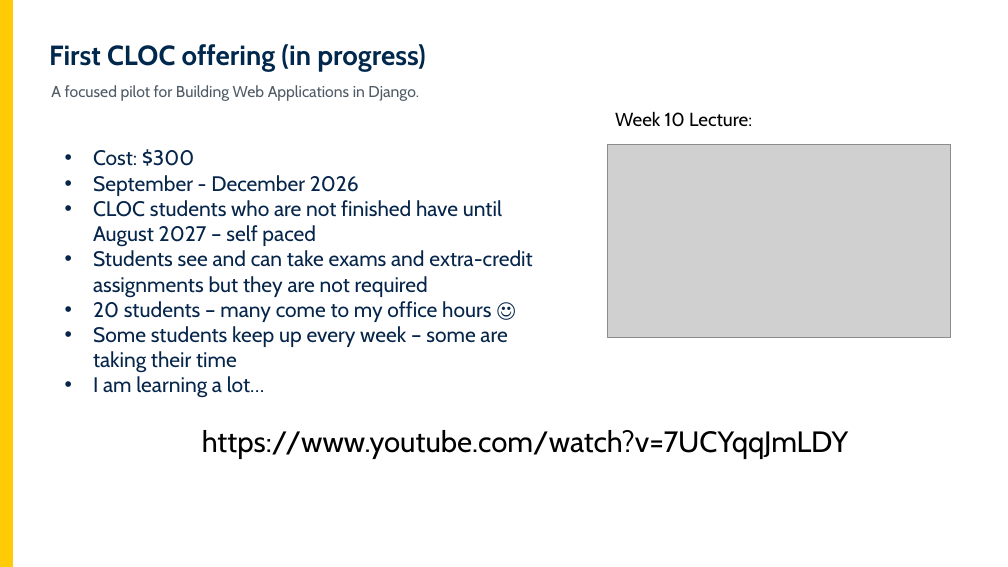
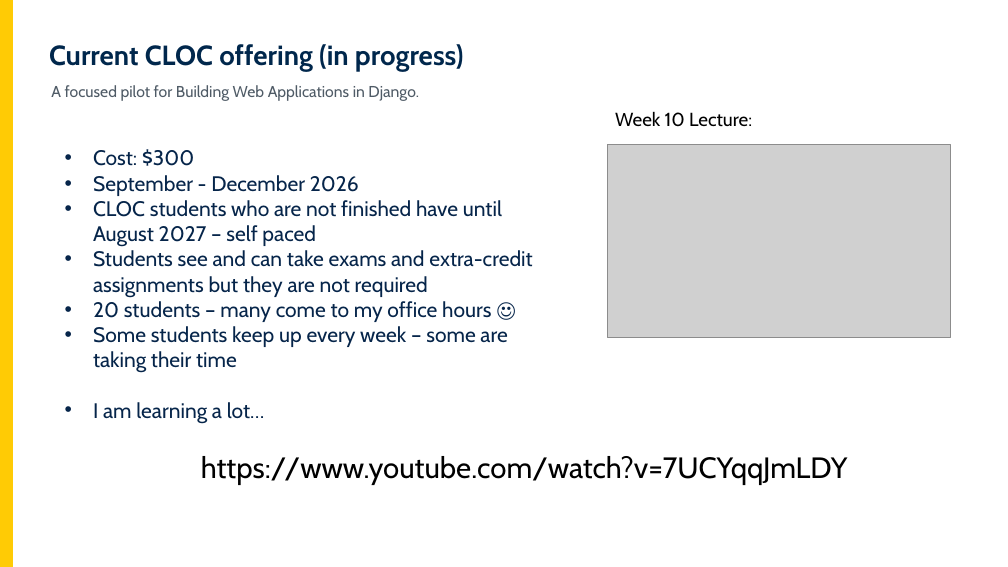
Before and after one commit to csev/talks, a slide deck: slide 10 of 2026/2026-10-30-Python_CLOC_Open_Course.pptx (slide 9 before the commit). Drawn at 1008x567 pixels with LibreOffice and Linux fonts; fonts in the diff are those of the drawing; grey boxes stand for pictures. Boxes give left, top, right and bottom in pixels: in the first picture for what was removed or moved away, otherwise in the second. Text is boxed around its words. In the diff, an @@ line names an element or a change of style, - is before the commit and + after.

```diff
--- a/2026/2026-10-30-Python_CLOC_Open_Course.pptx
+++ b/2026/2026-10-30-Python_CLOC_Open_Course.pptx
@@ text at [49, 44, 463, 71]: text changed @@
-First CLOC offering (in progress)
+Current CLOC offering (in progress)
@@ text "Cost: $300" rewrapped from [93, 149, 532, 398] to [93, 149, 532, 424] @@
@@ text "https://www.youtube.com/watch?v=7UCYqqJmLDY": place and size @@
-text "https://www.youtube.com/watch?v=7UCYqqJmLDY" at [202, 430, 849, 459]
+text "https://www.youtube.com/watch?v=7UCYqqJmLDY" at [201, 456, 848, 485]
```
Also in this commit, not shown: 4 other slides changed, 2 slides added, 1 slide removed.
